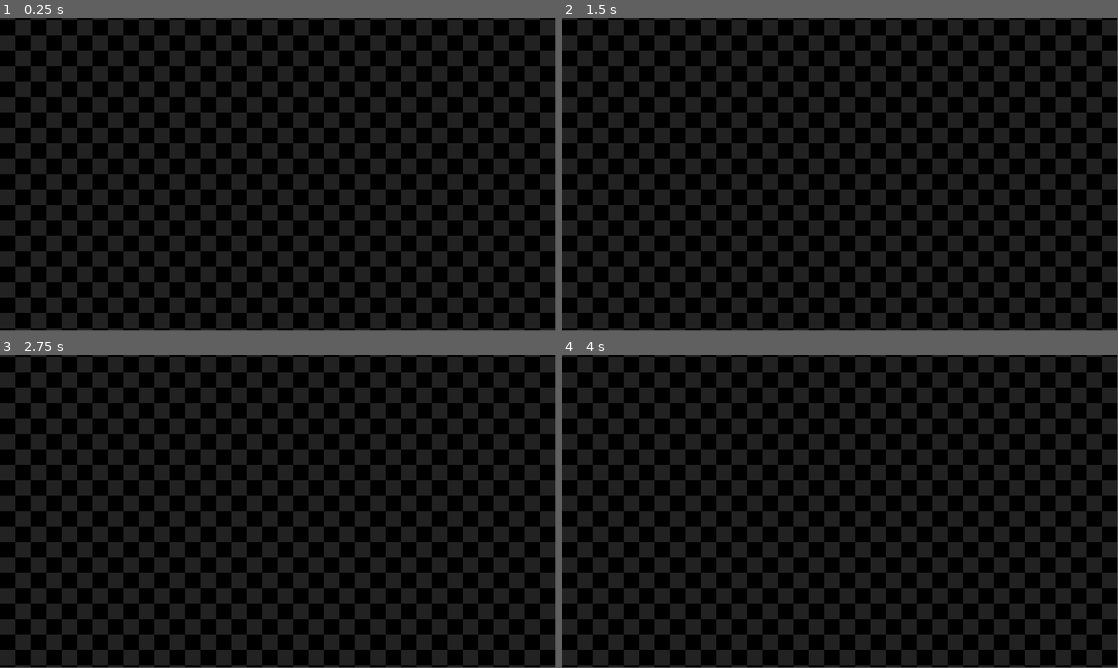
Above: before the commit, frames 1-4 (two rows, left to right).
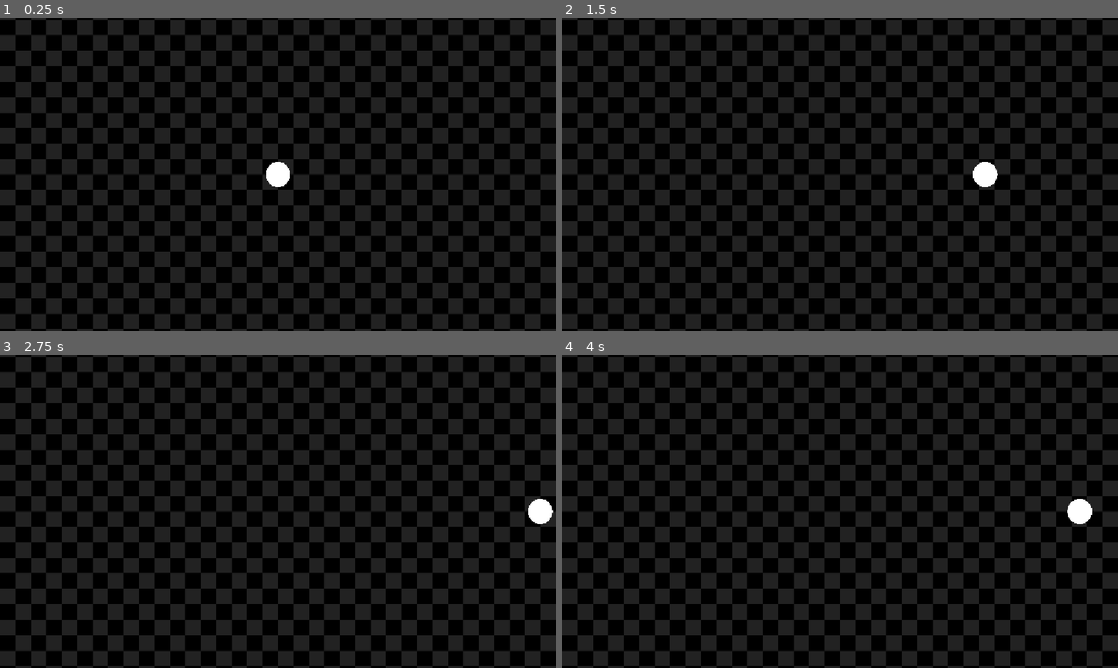
Above: after the commit, the same moments.

Repository: TomXiYuan/Project-Sweep
Game: Godot game, scene res://scenes/world.tscn
The game is run twice, just before and just after one commit, with the same random seed, the same clock (stepped at 60 frames per second) and the same inputs. Before the commit the project starts from res://world.tscn.
Inputs (mouse positions are in pixels of both pictures, inside the frame that each line leads up to):
- Up to frame 1 (0.25 s): no input
- Up to frame 2 (1.5 s): tap Enter at 0.5 s; move the mouse to (962, 158) at 0.52 s; hold D 0.53-1.25 s; click (962, 158) at 0.67 s; drag from (728, 190) to (812, 237) at 1.27 s
- Up to frame 3 (2.75 s): tap Space at 2 s; move the mouse to (333, 442) at 2.02 s; hold D from 2.03 s (still down)
- Up to frame 4 (4 s): release D at 2.75 s; drag from (812, 574) to (673, 464) at 2.77 s; tap Enter at 3.5 s; move the mouse to (1006, 558) at 3.52 s; hold A from 3.53 s (still down)
In our replay, the window is 799x449 before the commit and 800x450 after it. These sizes can differ from the game's own. Grey fills any space a smaller window leaves; there, only what the larger window draws over its background counts as a difference.

The runs differ from the first frame. In frame 1, 3.7% of the frame differs, in the area x 0-100%, y 0-100%; in frame 2, 3.7%; in frame 3, 3.7%; in frame 4, 3.7%.

Commit message:
Add keyboard inputs for player movement

Diff:
--- a/project.godot
+++ b/project.godot
@@ -8,9 +8,17 @@
 
 config_version=5
 
+[animation]
+
+compatibility/default_parent_skeleton_in_mesh_instance_3d=true
+
 [application]
 
 config/name="Project Sweep"
-run/main_scene="res://world.tscn"
-config/features=PackedStringArray("4.5", "Forward Plus")
+run/main_scene="res://scenes/world.tscn"
+config/features=PackedStringArray("4.7", "Forward Plus")
 config/icon="res://icon.svg"
+
+[display]
+
+window/stretch/mode="canvas_items"
--- /dev/null
+++ b/scenes/player.tscn
@@ -0,0 +1,20 @@
+[gd_scene format=3 uid="uid://dv3w6tt1sgn52"]
+
+[ext_resource type="Texture2D" uid="uid://b45fa8uf05bs0" path="res://assets/bodySprite.png" id="1_3vyb7"]
+[ext_resource type="Script" uid="uid://bnbw0g4bxnhtm" path="res://scripts/player.gd" id="1_g2els"]
+
+[sub_resource type="CircleShape2D" id="CircleShape2D_ngg0u"]
+radius = 25.019993
+
+[node name="player" type="CharacterBody2D" unique_id=1453029098]
+slide_on_ceiling = false
+script = ExtResource("1_g2els")
+speed = 400.0
+friction = 1000.0
+
+[node name="Sprite2D" type="Sprite2D" parent="." unique_id=1280219590]
+scale = Vector2(0.2, 0.2)
+texture = ExtResource("1_3vyb7")
+
+[node name="CollisionShape2D" type="CollisionShape2D" parent="." unique_id=149825980]
+shape = SubResource("CircleShape2D_ngg0u")
--- /dev/null
+++ b/scenes/world.tscn
@@ -0,0 +1,20 @@
+[gd_scene format=3 uid="uid://b531jldmumpbl"]
+
+[ext_resource type="Texture2D" uid="uid://d1s82d18en6qv" path="res://assets/Background-Tile.png" id="1_rwgxs"]
+[ext_resource type="Script" uid="uid://cl74rlh5b65nb" path="res://scripts/camera_2d.gd" id="2_4wyf3"]
+[ext_resource type="PackedScene" uid="uid://dv3w6tt1sgn52" path="res://scenes/player.tscn" id="3_4wyf3"]
+
+[node name="World" type="Node2D" unique_id=1751555392]
+
+[node name="TextureRect" type="TextureRect" parent="." unique_id=816313778]
+offset_left = -1024.0
+offset_top = -512.0
+offset_right = 1024.0
+offset_bottom = 512.0
+texture = ExtResource("1_rwgxs")
+stretch_mode = 1
+
+[node name="Camera2D" type="Camera2D" parent="." unique_id=637080885]
+script = ExtResource("2_4wyf3")
+
+[node name="player" parent="." unique_id=1453029098 instance=ExtResource("3_4wyf3")]
--- a/scripts/camera_2d.gd
+++ b/scripts/camera_2d.gd
@@ -24,6 +24,9 @@
 		isDragging = event.pressed
 	if event is InputEventMouseMotion and isDragging:
 		targetPos -= event.relative / zoom
+
+	if event is InputEventPanGesture:
+		targetPos += event.delta * (dragSpeed * 2.0) / zoom
 
 	if event is InputEventMouseButton:
 		if event.button_index == MOUSE_BUTTON_WHEEL_UP:
--- /dev/null
+++ b/scripts/player.gd
@@ -0,0 +1,30 @@
+extends CharacterBody2D
+
+@export var speed: float = 200.0
+@export var acceleration: float = 1500.0
+@export var friction: float = 1200.0
+
+func _physics_process(delta: float) -> void:
+	var input_dir := _get_input_direction()
+
+	if input_dir != Vector2.ZERO:
+		velocity = velocity.move_toward(input_dir * speed, acceleration * delta)
+	else:
+		velocity = velocity.move_toward(Vector2.ZERO, friction * delta)
+
+	move_and_slide()
+
+
+func _get_input_direction() -> Vector2:
+	var dir := Vector2.ZERO
+	if Input.is_physical_key_pressed(KEY_W):
+		dir.y -= 1
+	if Input.is_physical_key_pressed(KEY_S):
+		dir.y += 1
+	if Input.is_physical_key_pressed(KEY_A):
+		dir.x -= 1
+	if Input.is_physical_key_pressed(KEY_D):
+		dir.x += 1
+
+	# Normalize so diagonal movement isn't faster
+	return dir.normalized()
--- a/world.tscn
+++ /dev/null
@@ -1,17 +0,0 @@
-[gd_scene load_steps=3 format=3 uid="uid://b531jldmumpbl"]
-
-[ext_resource type="Texture2D" uid="uid://d1s82d18en6qv" path="res://assets/Background-Tile.png" id="1_fj7yv"]
-[ext_resource type="Script" uid="uid://cl74rlh5b65nb" path="res://scripts/camera_2d.gd" id="2_tlwt5"]
-
-[node name="World" type="Node2D"]
-
-[node name="TextureRect" type="TextureRect" parent="."]
-offset_left = -1024.0
-offset_top = -512.0
-offset_right = 1024.0
-offset_bottom = 512.0
-texture = ExtResource("1_fj7yv")
-stretch_mode = 1
-
-[node name="Camera2D" type="Camera2D" parent="."]
-script = ExtResource("2_tlwt5")
Binary file added: assets/bodySprite.png
Not shown, added: assets/bodySprite.png.import
Not shown, added: scripts/player.gd.uid
